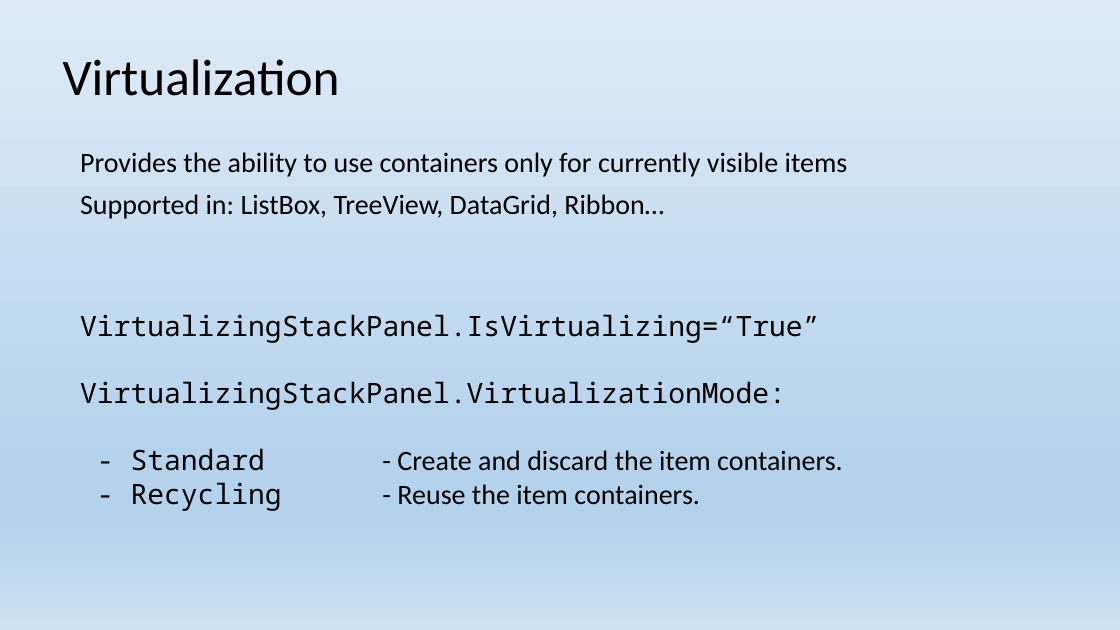
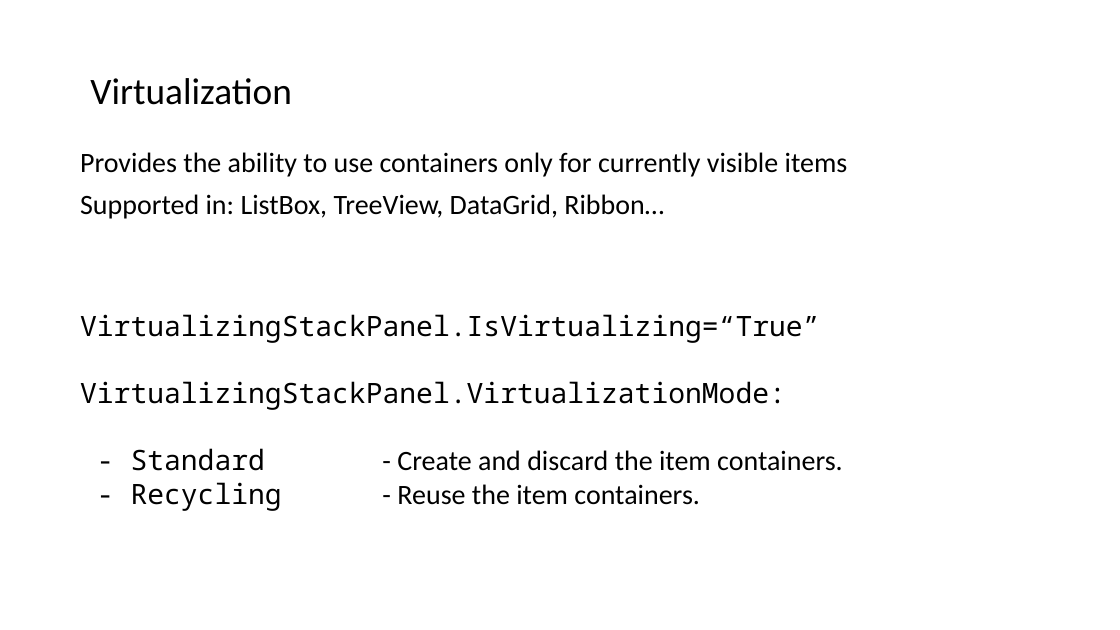
Before and after one commit to EPilyaev/WPFOptimizations, a slide deck: slide 24 of WPF Optimizations.pptx (slide 23 before the commit). Drawn at 1120x630 pixels with LibreOffice and Linux fonts; fonts in the diff are those of the drawing; background and template pictures are left out. Boxes give left, top, right and bottom in pixels: in the first picture for what was removed or moved away, otherwise in the second. Text is boxed around its words. In the diff, an @@ line names an element or a change of style, - is before the commit and + after.

Commit message:
Change presentation style to DA

```diff
--- a/WPF Optimizations.pptx
+++ b/WPF Optimizations.pptx
@@ background gradient #DEEBF7 to #B5D2EC to #CEE1F2 to #FFFFFF @@
@@ title "Virtualization": place and size @@
-title "Virtualization" at <box>63,59,340,96</box>
+title "Virtualization" at <box>90,78,292,105</box>
@@ title "Virtualization" at <box>90,78,292,105</box>: size 44 to 32 pt; line spacing 0.9 to 0.96; vertical alignment middle to top @@
```
Also in this commit, not shown: 27 other slides changed, 1 slide added.
